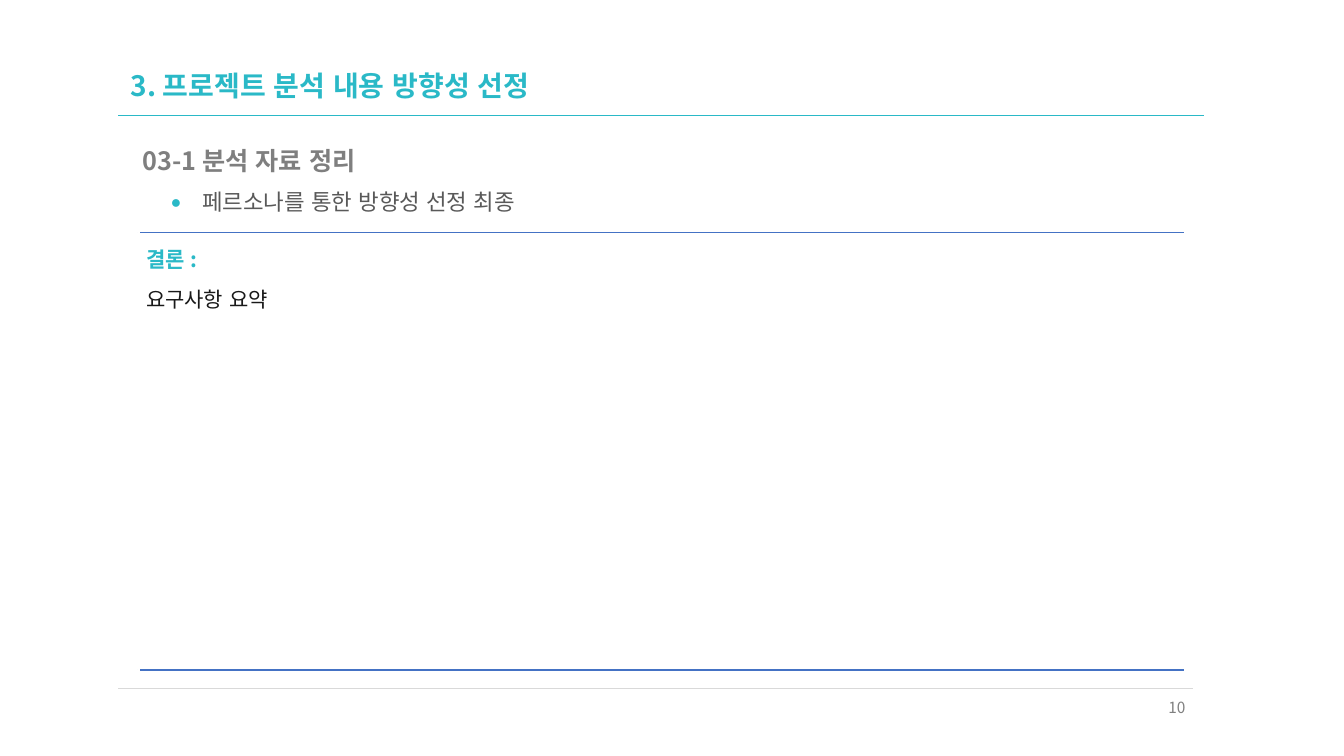
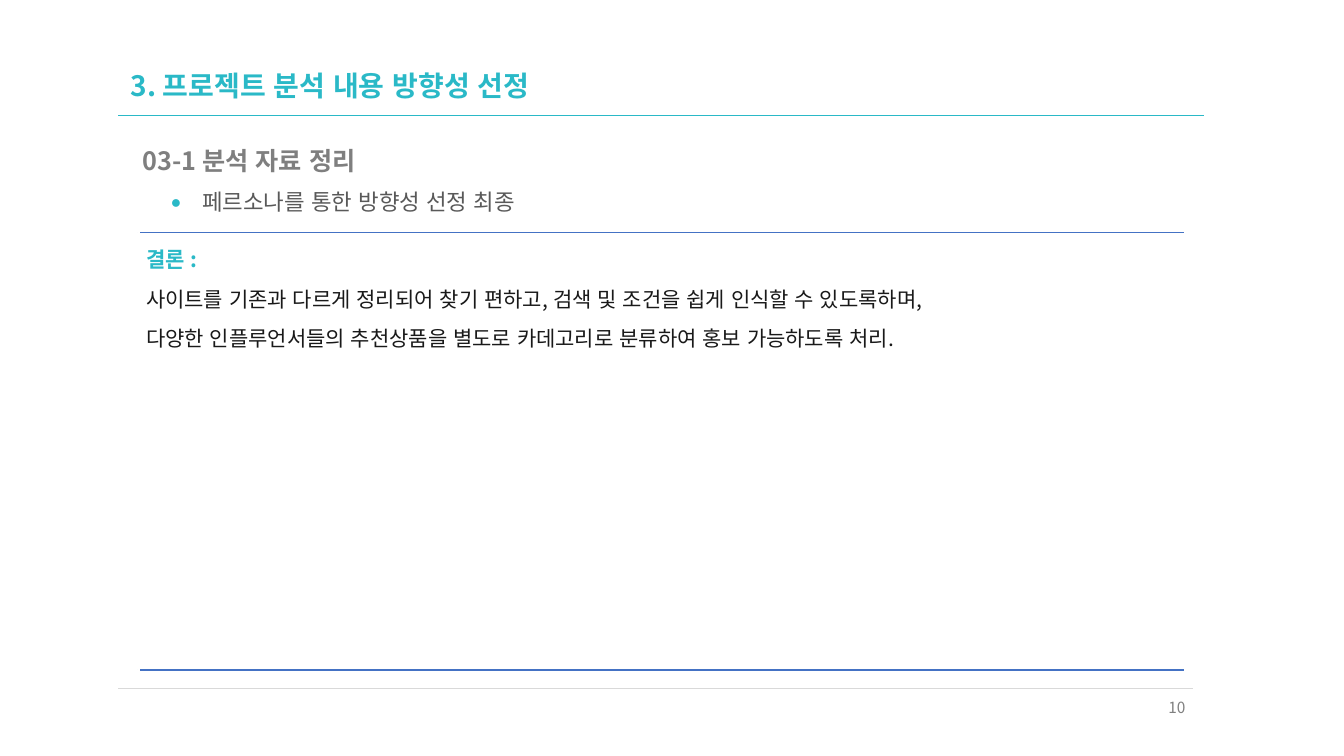
Before and after one commit to xidoWeb/smart_210901, a slide deck: slide 10 of a_asset/n_01_uiux요구분석/n_01_UIUX요구분석_샘플_다나와.pptx. Drawn at 1344x756 pixels with LibreOffice and Linux fonts; fonts in the diff are those of the drawing. Boxes give left, top, right and bottom in pixels: in the first picture for what was removed or moved away, otherwise in the second. Text is boxed around its words. In the diff, an @@ line names an element or a change of style, - is before the commit and + after.

```diff
--- a/a_asset/n_01_uiux요구분석/n_01_UIUX요구분석_샘플_다나와.pptx
+++ b/a_asset/n_01_uiux요구분석/n_01_UIUX요구분석_샘플_다나와.pptx
@@ table at [139, 233, 1186, 670] @@
-row 1, column 1: 결론 : / 요구사항 요약
+row 1, column 1: 결론 : / 사이트를 기존과 다르게 정리되어 찾기 편하고, 검색 및 조건을 쉽게 인식할 수 있도록하며, / 다양한 인플루언서들의 추천상품을 별도로 카데고리로 분류하여 홍보 가능하도록 처리.
```
Also in this commit, not shown: 10 other slides changed.
